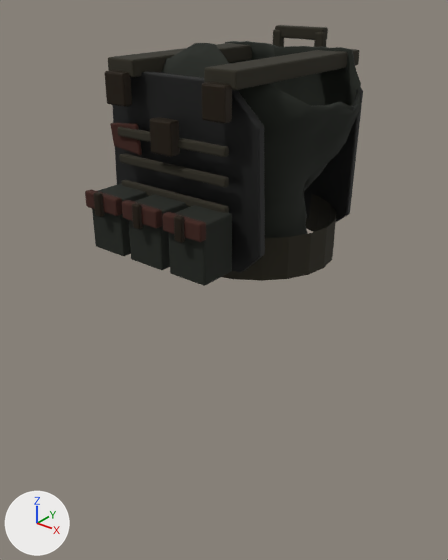
An edit to the glTF model public/assets/models/equipment/armor/equipment_ballistic_vest_male_medium.glb, drawn before and after from the same camera.
Before and after are seen from a 50 mm lens placed at (0.817, -1.055, 1.614), pointed at (-0.031, 0.005, 0.957). Lighting does not change. The marker at lower left points along +X, +Y and +Z. The picture after the commit comes second. Where no turn or scale is listed for an object, it has been applied to the vertices. Vertices at exactly the same position are counted once.

Names of what the first picture shows: 'equipment_ballistic_vest_unified_v1_male_medium_plates_webbing_', 'equipment_ballistic_vest_unified_v1_male_medium_soft_carrier'.
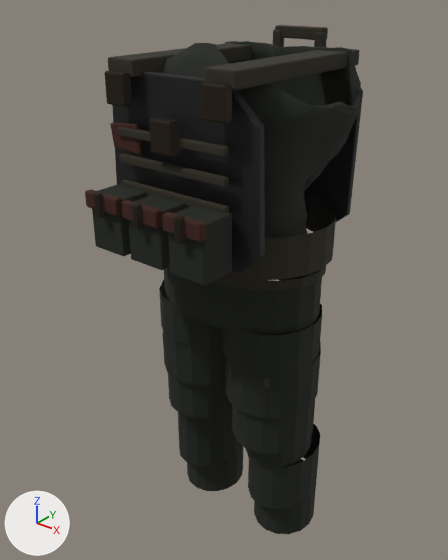
Location of each change, (x1, y1, x2, y2) in pixels of the pictures (448 x 560 px):
```json
{"object": "equipment_ballistic_vest_unified_v1_male_medium_plates_webbing_", "change": "reshaped", "before": [85, 25, 363, 286], "after": [85, 25, 363, 534], "on screen": "95% taller"}
{"part": 1, "of": "me_equipment_ballistic_vest_unified_v1_male_medium_details_mesh", "change": "added", "after": [264, 377, 270, 388]}
{"part": 2, "of": "me_equipment_ballistic_vest_unified_v1_male_medium_details_mesh", "change": "added", "after": [159, 266, 326, 534]}
{"part": 3, "of": "me_equipment_ballistic_vest_unified_v1_male_medium_details_mesh", "change": "surface changed", "before": [161, 264, 327, 286], "after": [161, 264, 327, 286]}
```

The change, as JSON lines over the scene's bpy script:
```json
{"block": "me_equipment_ballistic_vest_unified_v1_male_medium_details_mesh", "where": "# used by ob_equipment_ballistic_vest_unified_v1_male_medium_plates_webbing; location = (0.0, 0.0, 0.0)"}
{"op": "remove", "block": "me_equipment_ballistic_vest_unified_v1_male_medium_details_mesh", "code": "me_equipment_ballistic_vest_unified_v1_male_medium_details_mesh.from_pydata(...)  # 1560 vertices, 2972 faces; spans x -0.231..0.231, y -0.3..0.26, z 1.059..1.516"}
{"op": "add", "block": "me_equipment_ballistic_vest_unified_v1_male_medium_details_mesh", "code": "me_equipment_ballistic_vest_unified_v1_male_medium_details_mesh.from_pydata(...)  # 2288 vertices, 3908 faces; spans x -0.231..0.231, y -0.3..0.26, z 0.242..1.516"}
{"block": "me_equipment_ballistic_vest_unified_v1_male_medium_details_mesh", "change": "me_equipment_ballistic_vest_unified_v1_male_medium_details_mesh part 1: the loose piece of 56 vertices spanning x 0.061..0.153, y -0.291..-0.273, z 1.196..1.231 is copied, and the copy is scaled about its middle by (1.01, 0.518, 0.802), then moved by (0.012, 0.207, -0.428), in mat_ballistic_vest_dusty_webbing; it spans x 0.073..0.166, y -0.08..-0.069, z 0.772..0.8"}
{"block": "me_equipment_ballistic_vest_unified_v1_male_medium_details_mesh", "change": "me_equipment_ballistic_vest_unified_v1_male_medium_details_mesh part 2: 616 vertices added at x -0.217..0.217, y -0.128..0.182, z 0.242..1.042"}
{"block": "me_equipment_ballistic_vest_unified_v1_male_medium_details_mesh", "change": "me_equipment_ballistic_vest_unified_v1_male_medium_details_mesh part 3: 2748 kept faces spanning x -0.231..0.231, y -0.3..0.26, z 1.059..1.516 get new texture (UV) coordinates"}
{"block": "me_equipment_ballistic_vest_unified_v1_male_medium_details_mesh", "change": "other edits to the shape of me_equipment_ballistic_vest_unified_v1_male_medium_details_mesh do not show in these pictures"}
```
